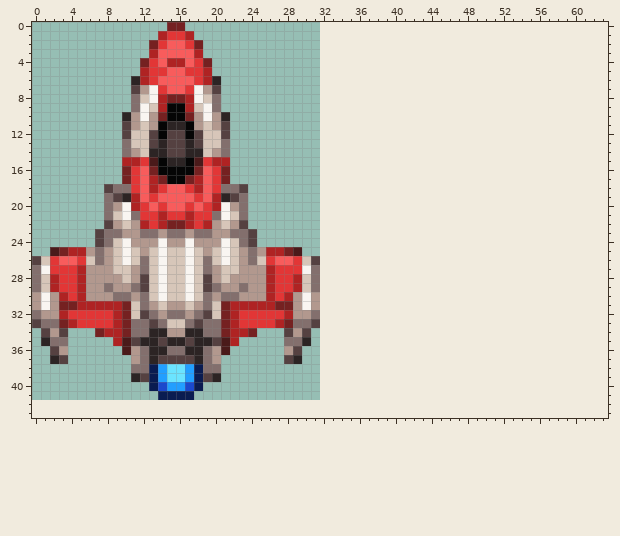
Pixel-art sprite, stored at src/images/ship.png. Above: the version before the commit.
The file is 32x42 pixels. The old version is drawn lined up with the new one, on the new canvas.
The same view after the edit:
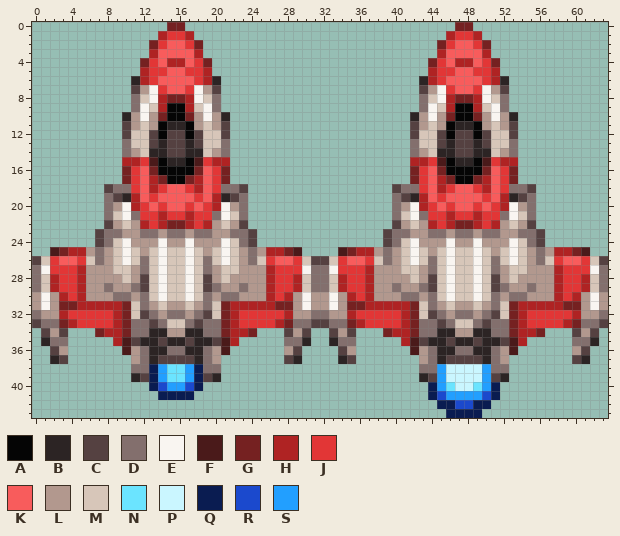
Palette (. is transparent): A #050505  B #2c2424  C #554141  D #836f6d  E #f9f5f1  F #4a1a1a  G #752121  H #af2323  J #e23636  K #f85c5c  L #b2988e  M #d7c6b9  N #6be4ff  P #caf6ff  Q #0a1c51  R #1b49cd  S #229fff
The edit:
{"change": "canvas 32x42 -> 64x44"}
{"y":0,"x":47,"old":"..","new":"GG"}
{"y":1,"x":46,"old":"....","new":"HJJH"}
{"y":2,"x":45,"old":"......","new":"GJKKJG"}
{"y":3,"x":45,"old":"......","new":"HKKKKH"}
{"y":4,"x":44,"old":"........","new":"GJKHHKJG"}
{"y":5,"x":44,"old":"........","new":"HJJKKJJH"}
{"y":6,"x":43,"old":"..........","new":"BHJKKKKJHB"}
{"y":7,"x":43,"old":"..........","new":"CLEJKKJELC"}
{"y":8,"x":43,"old":"..........","new":"DMEHGGHEMD"}
{"y":9,"x":43,"old":"..........","new":"DEMHAAHMED"}
{"y":10,"x":42,"old":"............","new":"BLELGAAGLELB"}
{"y":11,"x":42,"old":"............","new":"CLMLABBALMLC"}
{"y":12,"x":42,"old":"............","new":"CMMCACCACMMC"}
{"y":13,"x":42,"old":"............","new":"DMMCBCCBCMMD"}
{"y":14,"x":42,"old":"............","new":"DLMBBCCBBMLD"}
{"y":15,"x":42,"old":"............","new":"HHJFABBAFJHH"}
{"y":16,"x":42,"old":"............","new":"GJKGAAAAGKJG"}
{"y":17,"x":42,"old":"............","new":"GJKHGAAGHKJG"}
{"y":18,"x":40,"old":"................","new":"CDDJKHJKKJHKJDDC"}
{"y":19,"x":40,"old":"................","new":"DCBHKJKKKKJKHBCD"}
{"y":20,"x":40,"old":"................","new":"DLEHJKJKKJKJHELD"}
{"y":21,"x":40,"old":"................","new":"DMEDJJHJJHJJDEMD"}
{"y":22,"x":40,"old":"................","new":"CLMLHJHGGHJHLMLC"}
{"y":23,"x":39,"old":"..................","new":"CDDLLDDLDDLDDLLDDC"}
{"y":24,"x":39,"old":"..................","new":"CDMELLLELLELLLEMDC"}
{"y":25,"x":34,"old":"............................","new":"FGHHLDLMEMLMEMMEMLMEMLDLHHGF"}
{"y":26,"x":32,"old":"................................","new":"CMJKKJMDLMEMDMEMMEMDMEMLDMJKKJMC"}
{"y":27,"x":32,"old":"................................","new":"DEJJJHLLLMMLDMEMMEMDLMMLLLHJJJED"}
{"y":28,"x":32,"old":"................................","new":"DMHJJHLLLLMLCMEMMEMCLMLLLLHJJHMD"}
{"y":29,"x":32,"old":"................................","new":"DMHJJHLLDLLDCMEMMEMCDLLDLLHJJHMD"}
{"y":30,"x":32,"old":"................................","new":"LELHJHLLLDDLDMEMMEMDLDDLLLHJHLEL"}
{"y":31,"x":32,"old":"................................","new":"LELGGHHHHHGMDLMLLMLDMGHHHHHGGLEL"}
{"y":32,"x":32,"old":"................................","new":"DLLHJJJJJHGMCDLDDLDCMGHJJJJJHLLD"}
{"y":33,"x":32,"old":"................................","new":"CDDGHJJJJHGDDCDMMDCDDGHJJJJHGDDC"}
{"y":34,"x":33,"old":"...","new":"CLC"}
{"y":34,"x":39,"old":"..................","new":"GHHGDDBBLLBBDDGHHG"}
{"y":34,"x":60,"old":"...","new":"CLC"}
{"y":35,"x":33,"old":"...","new":"BDD"}
{"y":35,"x":41,"old":"..............","new":"HFCBBCBBCBBCFH"}
{"y":35,"x":60,"old":"...","new":"DDB"}
{"y":36,"x":34,"old":"..","new":"CL"}
{"y":36,"x":42,"old":"............","new":"FLDBBDDBBDLF"}
{"y":36,"x":60,"old":"..","new":"LC"}
{"y":37,"x":34,"old":"..","new":"BC"}
{"y":37,"x":43,"old":"..........","new":"LDBCCCCBDL"}
{"y":37,"x":60,"old":"..","new":"CB"}
{"y":38,"x":43,"old":"..........","new":"DDSPPPPSDD"}
{"y":39,"x":43,"old":"..........","new":"BCSPPPPSCB"}
{"y":40,"x":44,"old":"........","new":"QSNPPNSQ"}
{"y":41,"x":44,"old":"........","new":"QRSSSSRQ"}
{"y":42,"x":45,"old":"......","new":"QQRRQQ"}
{"y":43,"x":46,"old":"....","new":"QQQQ"}
{"label":"added","picture_box":[320,22,608,418]}
